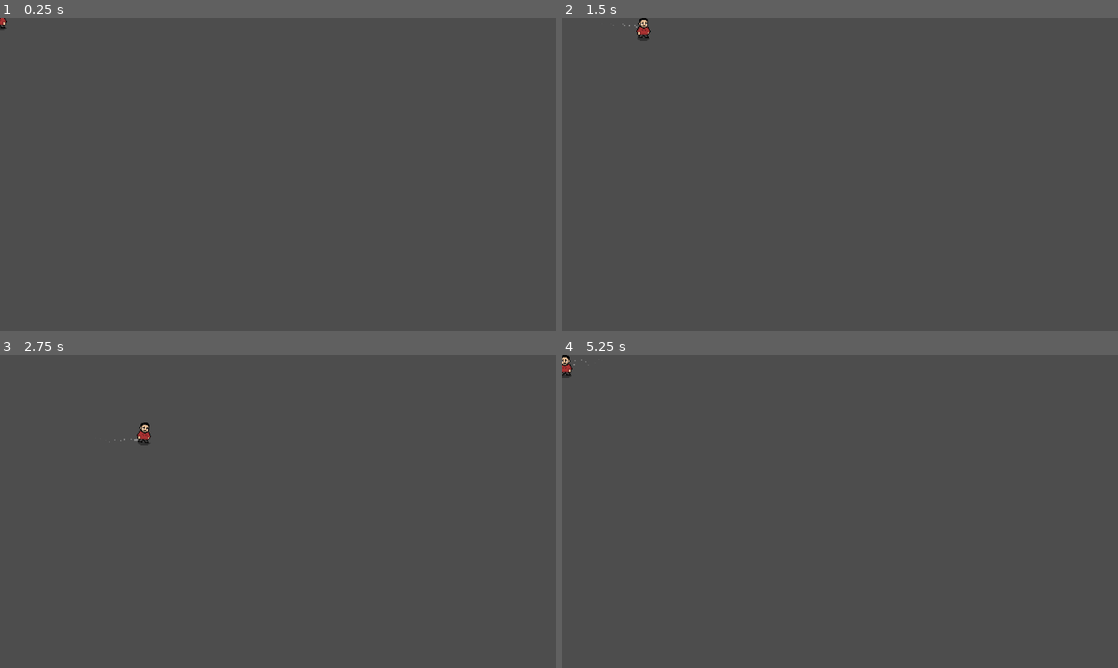
Above: before the commit, frames 1-4 (two rows, left to right).
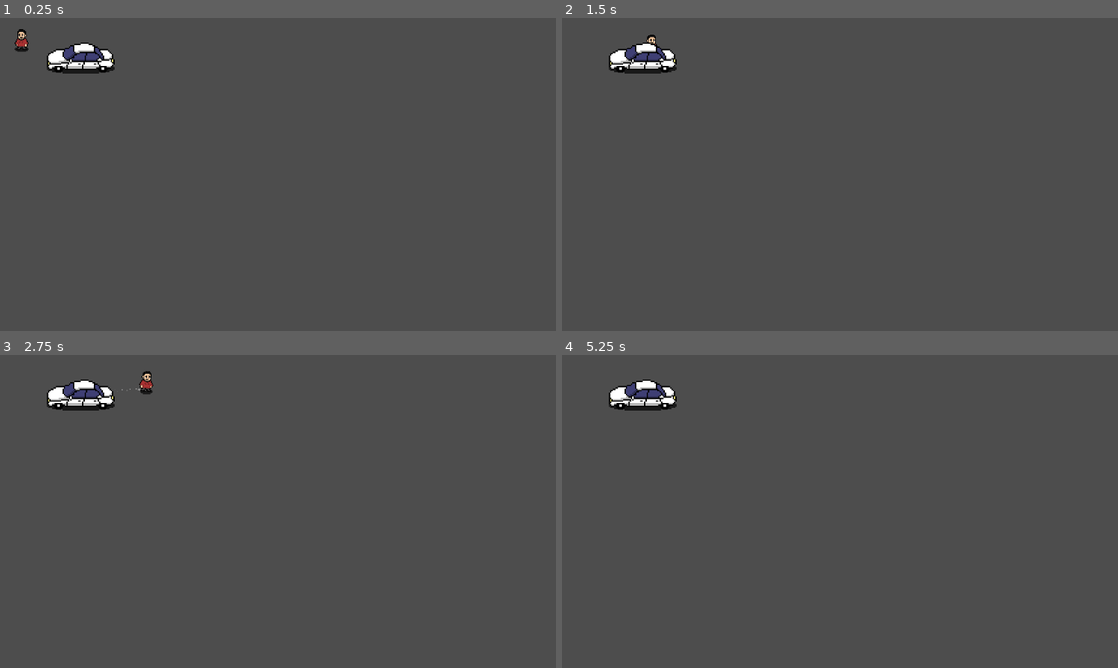
Above: after the commit, the same moments.

Repository: MatMaku/Juego-De-Baity
Game: Godot game, scene res://Game.tscn
Same seed, same stepped clock (60 frames per second), same inputs: the game is played once before the commit and once after it. Before the commit the project starts from res://Player.tscn.
Inputs:
- Up to frame 1 (0.25 s): no input
- Up to frame 2 (1.5 s): tap Enter at 0.5 s; hold D (move_right) 0.53-1.28 s; hold S (move_down) from 1.28 s (still down)
- Up to frame 3 (2.75 s): release S (move_down) at 2.03 s; hold D (move_right) from 2.03 s (still down)
- Up to frame 4 (5.25 s): release D (move_right) at 2.78 s; hold W (move_up) 2.78-3.53 s; hold A (move_left) 3.53-5.03 s; hold S (move_down) from 5.03 s (still down)

The runs differ from the first frame. In frame 1, 1.1% of the frame differs, in the area x 0-21%, y 0-18%; in frame 2, 1.1%; in frame 3, 1.2%, in the area x 8-28%, y 5-29%; in frame 4, 1.1%.

Commit message:
Locaciones
Agregue UsableLocation (genérico) y CarLocation (hereda de UsableLocation) para poder ir diferenciando y generando locaciones para el jugador

Diff:
--- /dev/null
+++ b/Car.tscn
@@ -0,0 +1,63 @@
+[gd_scene format=3 uid="uid://ctobiimfxat3e"]
+
+[ext_resource type="Script" uid="uid://bpftsakrpq5v5" path="res://Scripts/Locations/CarLocation.gd" id="1_w8o8f"]
+[ext_resource type="Texture2D" uid="uid://bcaoxan05gnqj" path="res://Sprites/Cars/Car Color.png" id="2_02hxf"]
+[ext_resource type="Texture2D" uid="uid://pnrrnibojug4" path="res://Sprites/Cars/Car Color Open.png" id="3_4iter"]
+[ext_resource type="Texture2D" uid="uid://bdx7gvwvrkuaq" path="res://Sprites/Cars/Car Front.png" id="4_byqlc"]
+[ext_resource type="Texture2D" uid="uid://bkmt3ojit8kj4" path="res://Sprites/Cars/Car Front Light.png" id="5_2q5ox"]
+[ext_resource type="Texture2D" uid="uid://bmxkp5w38emgt" path="res://Sprites/Cars/Car Back.png" id="6_ynajl"]
+[ext_resource type="Texture2D" uid="uid://c4irnpmslamms" path="res://Sprites/Cars/Car Back Open.png" id="7_pfg5i"]
+[ext_resource type="Texture2D" uid="uid://ba7g0qt5ppj06" path="res://Sprites/Cars/Car Shadow.png" id="8_02hxf"]
+
+[sub_resource type="RectangleShape2D" id="RectangleShape2D_cnjhp"]
+size = Vector2(52, 13)
+
+[node name="Car" type="StaticBody2D" unique_id=514366399]
+script = ExtResource("1_w8o8f")
+
+[node name="CarColor" type="Sprite2D" parent="." unique_id=634225864]
+z_index = -1
+position = Vector2(-1, -2.5)
+scale = Vector2(1.5, 1.5)
+texture = ExtResource("2_02hxf")
+
+[node name="CarColorOpen" type="Sprite2D" parent="." unique_id=1929260733]
+visible = false
+z_index = -1
+position = Vector2(-5, -2)
+scale = Vector2(1.5, 1.5)
+texture = ExtResource("3_4iter")
+
+[node name="CarFront" type="Sprite2D" parent="." unique_id=124052269]
+position = Vector2(-1, -2.5)
+scale = Vector2(1.5, 1.5)
+texture = ExtResource("4_byqlc")
+
+[node name="CarFrontLight" type="Sprite2D" parent="." unique_id=1409924532]
+visible = false
+position = Vector2(-5, -2)
+scale = Vector2(1.5, 1.5)
+texture = ExtResource("5_2q5ox")
+
+[node name="CarBack" type="Sprite2D" parent="." unique_id=1436051603]
+position = Vector2(-1, -2.5)
+scale = Vector2(1.5, 1.5)
+texture = ExtResource("6_ynajl")
+
+[node name="CarBackOpen" type="Sprite2D" parent="." unique_id=188698554]
+visible = false
+position = Vector2(-5, -2)
+scale = Vector2(1.5, 1.5)
+texture = ExtResource("7_pfg5i")
+
+[node name="CollisionShape2D" type="CollisionShape2D" parent="." unique_id=708300384]
+visible = false
+position = Vector2(-1, 5)
+scale = Vector2(1.5, 1.5)
+shape = SubResource("RectangleShape2D_cnjhp")
+
+[node name="CarShadow" type="Sprite2D" parent="." unique_id=1694277311]
+z_index = -2
+position = Vector2(-1, 10)
+scale = Vector2(1.5, 1.5)
+texture = ExtResource("8_02hxf")
--- /dev/null
+++ b/Game.tscn
@@ -0,0 +1,12 @@
+[gd_scene format=3 uid="uid://bb7so5e1c3hew"]
+
+[ext_resource type="PackedScene" uid="uid://dgswahpuxboyx" path="res://Player.tscn" id="1_wbfu4"]
+[ext_resource type="PackedScene" uid="uid://ctobiimfxat3e" path="res://Car.tscn" id="2_xkndl"]
+
+[node name="Game" type="Node2D" unique_id=463400511]
+
+[node name="Car" parent="." unique_id=514366399 instance=ExtResource("2_xkndl")]
+position = Vector2(94, 48)
+
+[node name="Player" parent="." unique_id=1118189673 instance=ExtResource("1_wbfu4")]
+position = Vector2(25, 25)
--- a/Player.tscn
+++ b/Player.tscn
@@ -1,9 +1,9 @@
 [gd_scene format=3 uid="uid://dgswahpuxboyx"]
 
-[ext_resource type="Script" uid="uid://bb6d026ku5u6f" path="res://Scripts/Player.gd" id="1_e80uo"]
-[ext_resource type="Script" uid="uid://cgwih5gfa6jdi" path="res://Scripts/AnimationController.gd" id="2_cxr5p"]
-[ext_resource type="Texture2D" uid="uid://del77oy35rhuy" path="res://Sprites/Baity.png" id="3_tdg3f"]
-[ext_resource type="Texture2D" uid="uid://dqblewisjvemy" path="res://Sprites/Shadow.png" id="4_dtqjt"]
+[ext_resource type="Script" uid="uid://bb6d026ku5u6f" path="res://Scripts/Player/Player.gd" id="1_e80uo"]
+[ext_resource type="Script" uid="uid://cgwih5gfa6jdi" path="res://Scripts/Player/AnimationController.gd" id="2_cxr5p"]
+[ext_resource type="Texture2D" uid="uid://del77oy35rhuy" path="res://Sprites/Character/Baity.png" id="3_tdg3f"]
+[ext_resource type="Texture2D" uid="uid://d2gqsx5q8rfev" path="res://Sprites/Character/Shadow.png" id="4_dtqjt"]
 
 [sub_resource type="RectangleShape2D" id="RectangleShape2D_e80uo"]
 size = Vector2(16, 5)
@@ -44,9 +44,8 @@
 turbulence_influence_min = 0.358
 turbulence_influence_max = 0.711
 
-[node name="CharacterBody2D" type="CharacterBody2D" unique_id=1118189673]
+[node name="Player" type="CharacterBody2D" unique_id=1118189673]
 script = ExtResource("1_e80uo")
-speed = 120.0
 
 [node name="AnimationController" type="Node2D" parent="." unique_id=922642997]
 script = ExtResource("2_cxr5p")
@@ -65,8 +64,7 @@
 
 [node name="Shadow" type="Sprite2D" parent="." unique_id=293132679]
 z_index = -2
-position = Vector2(2.9802322e-08, 12)
-scale = Vector2(1.3125, 1)
+position = Vector2(0, 11)
 texture = ExtResource("4_dtqjt")
 
 [node name="CollisionShape2D" type="CollisionShape2D" parent="." unique_id=1983366308]
@@ -76,7 +74,7 @@
 
 [node name="SweatParticles2D" type="GPUParticles2D" parent="." unique_id=46358186]
 z_index = 1
-position = Vector2(0, -9)
+position = Vector2(0, -8)
 emitting = false
 amount_ratio = 0.5
 lifetime = 0.5
@@ -84,7 +82,7 @@
 
 [node name="DustParticles2D" type="GPUParticles2D" parent="." unique_id=199529791]
 z_index = -1
-position = Vector2(0, 8)
+position = Vector2(0, 9)
 emitting = false
 amount = 15
 preprocess = 0.2
--- /dev/null
+++ b/Scripts/Locations/CarLocation.gd
@@ -0,0 +1,97 @@
+extends UsableLocation
+
+# ========================
+# REFERENCES
+# ========================
+@onready var body_closed: Sprite2D = $CarColor
+@onready var body_open: Sprite2D = $CarColorOpen
+
+@onready var front_normal: Sprite2D = $CarFront
+@onready var front_light: Sprite2D = $CarFrontLight
+
+@onready var back_closed: Sprite2D = $CarBack
+@onready var back_open: Sprite2D = $CarBackOpen
+
+# ========================
+# STATE
+# ========================
+var door_open: bool = false
+var light_on: bool = false
+
+# ========================
+# INIT SAFETY
+# ========================
+func _ready() -> void:
+	# Estado base consistente
+	body_closed.visible = true
+	body_open.visible = false
+
+	front_normal.visible = true
+	front_light.visible = false
+
+	back_closed.visible = true
+	back_open.visible = false
+
+# ========================
+# GENERATION
+# ========================
+func _generate() -> void:
+	_randomize_color()
+
+	if is_valid:
+		_generate_valid()
+	else:
+		_generate_invalid()
+
+	_apply_visuals()
+
+# ========================
+# VALID / INVALID
+# ========================
+func _generate_valid() -> void:
+	door_open = true
+	light_on = false
+
+func _generate_invalid() -> void:
+	while true:
+		door_open = randf() < 0.5
+		light_on = randf() < 0.5
+
+		if not (door_open and not light_on):
+			break
+
+# ========================
+# VISUALS
+# ========================
+func _apply_visuals() -> void:
+	# BODY (depende de la puerta)
+	body_closed.visible = not door_open
+	body_open.visible = door_open
+
+	# FRONT
+	front_normal.visible = not light_on
+	front_light.visible = light_on
+
+	# BACK
+	back_closed.visible = not door_open
+	back_open.visible = door_open
+
+# ========================
+# COLOR
+# ========================
+func _randomize_color() -> void:
+	var color: Color = _get_random_color()
+
+	# Ambos bodies reciben el mismo color
+	body_closed.modulate = color
+	body_open.modulate = color
+
+func _get_random_color() -> Color:
+	var colors: Array[Color] = [
+		Color(1, 0.2, 0.2),
+		Color(0.2, 0.6, 1),
+		Color(0.2, 1, 0.4),
+		Color(1, 1, 0.3),
+		Color(0.8, 0.8, 0.8)
+	]
+	return colors.pick_random()
--- /dev/null
+++ b/Scripts/Locations/UsableLocation.gd
@@ -0,0 +1,44 @@
+extends Node2D
+class_name UsableLocation
+
+# ========================
+# STATE
+# ========================
+var is_valid: bool = false
+
+# Y-SORT
+@export var y_sort_offset: int = 0
+
+# ========================
+# SETUP
+# ========================
+func setup(valid: bool) -> void:
+	is_valid = valid
+	_generate()
+
+# ========================
+# GENERATION (override)
+# ========================
+func _generate() -> void:
+	pass
+
+# ========================
+# LOOP
+# ========================
+func _process(_delta: float) -> void:
+	_update_z_index()
+
+# ========================
+# Y SORT
+# ========================
+func _update_z_index() -> void:
+	z_index = int(global_position.y) + y_sort_offset
+
+# ========================
+# PUBLIC API
+# ========================
+func is_location_valid() -> bool:
+	return is_valid
+
+func on_player_interact() -> bool:
+	return is_valid
--- a/Scripts/AnimationController.gd
+++ b/Scripts/Player/AnimationController.gd
@@ -98,10 +98,8 @@
 func _update_particles() -> void:
 	var moving: bool = _player.is_moving()
 
-	# 💨 Dust continuo
 	if _dust:
 		_dust.emitting = moving
 
-	# 💦 Sweat
 	if _sweat:
 		_sweat.emitting = sweat_enabled
--- a/Scripts/Player.gd
+++ b/Scripts/Player/Player.gd
@@ -7,6 +7,9 @@
 @export var speed: float = 100.0
 @export var acceleration: float = 800.0
 @export var friction: float = 600.0
+
+# Y-SORT
+@export var y_sort_offset: int = 0
 
 # ========================
 # STATE
@@ -20,6 +23,8 @@
 	_read_input()
 	_update_movement(delta)
 	move_and_slide()
+
+	_update_z_index()
 
 # ========================
 # INPUT
@@ -41,7 +46,13 @@
 		velocity = velocity.move_toward(Vector2.ZERO, friction * delta)
 
 # ========================
-# API (para AnimationController)
+# Y SORT
+# ========================
+func _update_z_index() -> void:
+	z_index = int(global_position.y) + y_sort_offset
+
+# ========================
+# API
 # ========================
 func get_current_velocity() -> Vector2:
 	return velocity
--- a/project.godot
+++ b/project.godot
@@ -11,7 +11,7 @@
 [application]
 
 config/name="BaityJuego"
-run/main_scene="uid://dgswahpuxboyx"
+run/main_scene="uid://bb7so5e1c3hew"
 config/features=PackedStringArray("4.6", "Forward Plus")
 config/icon="res://icon.svg"
 
Not shown, added: Scripts/Locations/CarLocation.gd.uid
Not shown, added: Scripts/Locations/UsableLocation.gd.uid
Renamed: Scripts/AnimationController.gd.uid -> Scripts/Player/AnimationController.gd.uid
Renamed: Scripts/Player.gd.uid -> Scripts/Player/Player.gd.uid
Binary file added: Sprites/Cars/Car Back Open.png
Not shown, added: Sprites/Cars/Car Back Open.png.import
Binary file added: Sprites/Cars/Car Back.png
Not shown, added: Sprites/Cars/Car Back.png.import
Binary file added: Sprites/Cars/Car Color Open.png
Not shown, added: Sprites/Cars/Car Color Open.png.import
Binary file added: Sprites/Cars/Car Color.png
Not shown, added: Sprites/Cars/Car Color.png.import
(and 12 more such lines)
